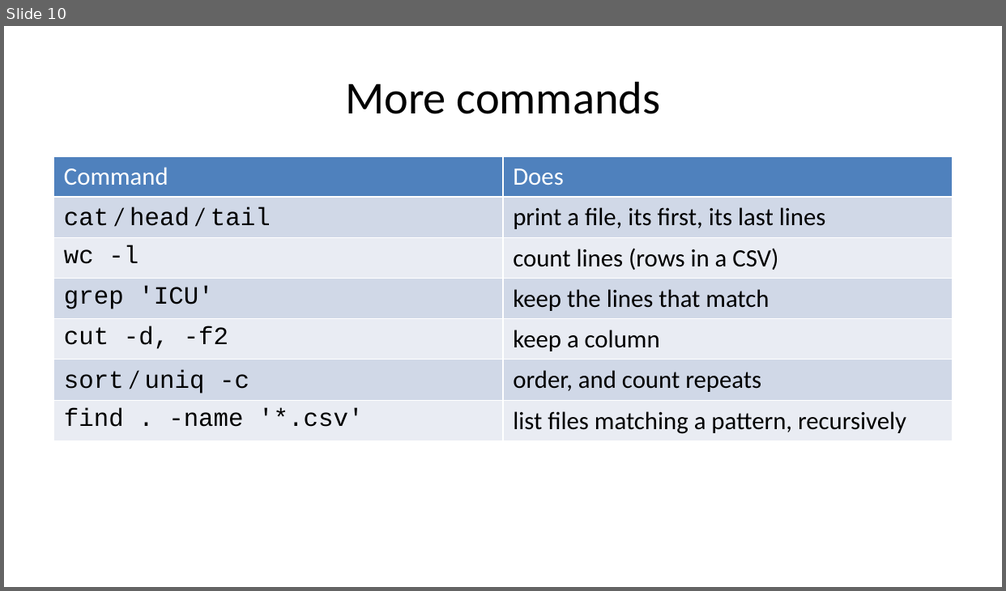
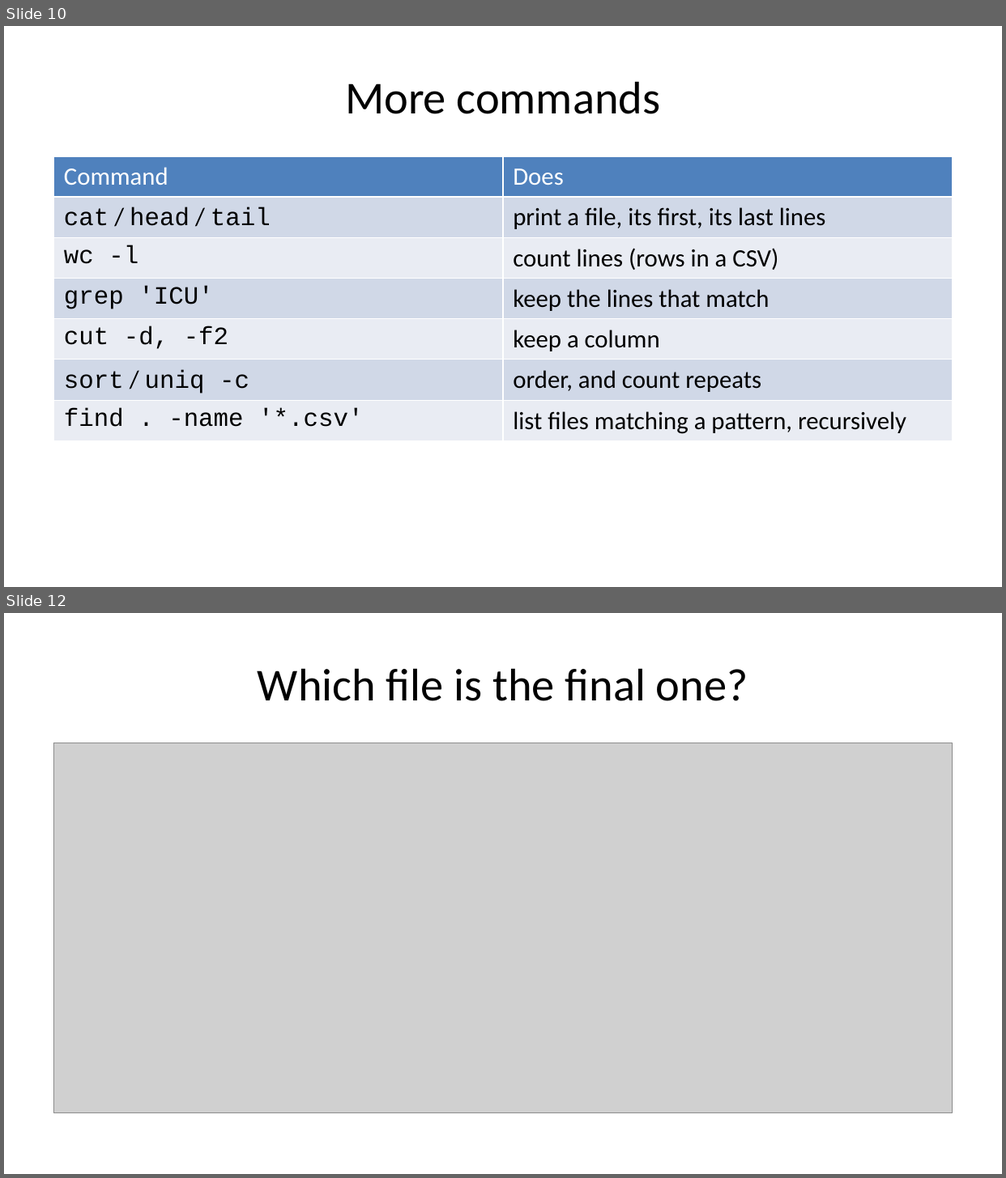
Before and after one commit to MICS-Lab/MS_SanteNum2026, a slide deck: Programming01/Session02/slides.pptx. Shown one above the other, each under a label of ours: slide 10 before the commit, slides 10 and 12 after it; the slides between them are not shown. The pictures are 1006x591 and 1006x1178 pixels, drawn with LibreOffice and Linux fonts; fonts in the diff are those of the drawing; grey boxes stand for pictures. Boxes give left, top, right and bottom in pixels: in the first picture for what was removed or moved away, otherwise in the second. Text is boxed around its words. In the diff, an @@ line names an element or a change of style, - is before the commit and + after.

```diff
--- a/Programming01/Session02/slides.pptx
+++ b/Programming01/Session02/slides.pptx
@@ slide 12 added at (4,613,1002,1174), background #FFFFFF @@
@@ title added at (258,668,748,701), 33 pt, text #000000 @@
+Which file is the final one?
@@ picture added at (54,743,952,1114) @@
```
Also in this commit, not shown: 1 slide changed, 7 other slides added, 1 other file.
